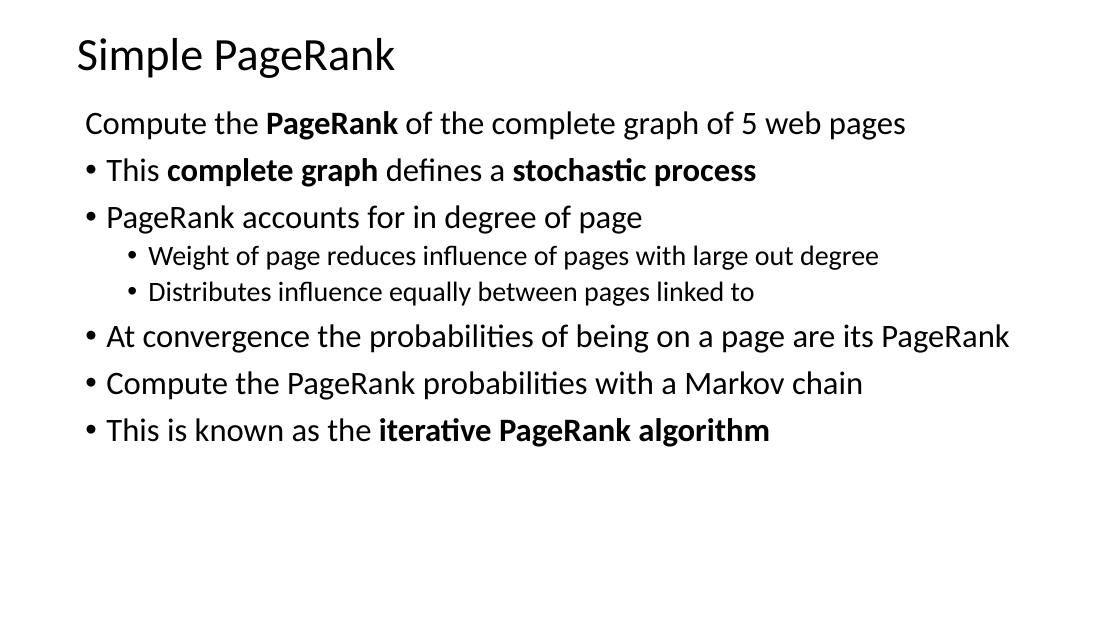
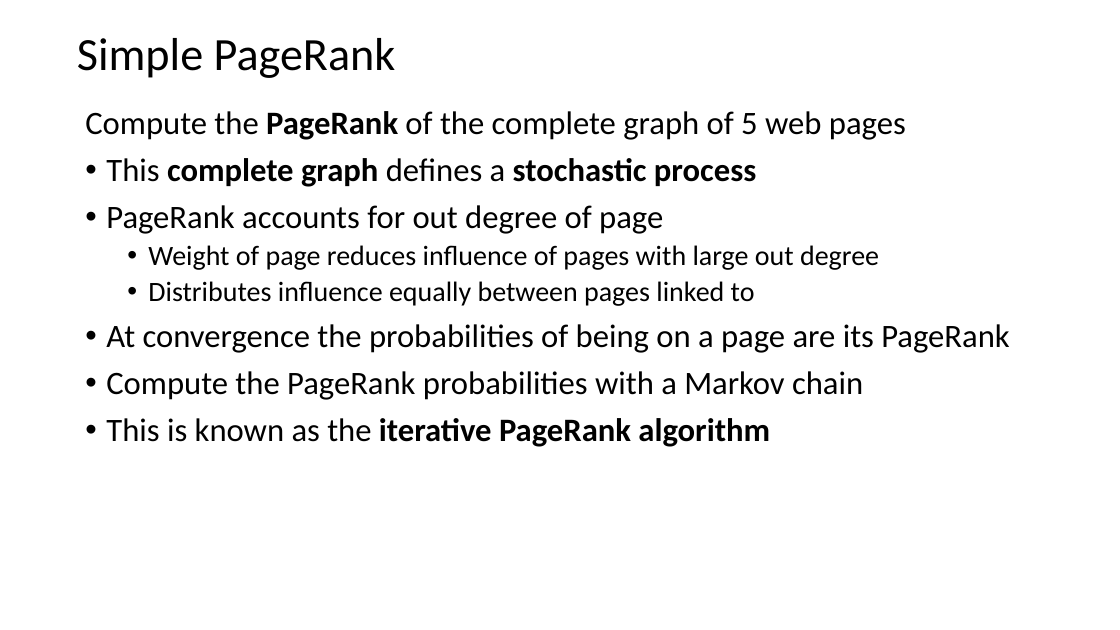
Before and after one commit to StephenElston/CSCI-E-108, a slide deck: slide 22 of slides/5_WebSearching.pptx (slide 20 before the commit). Drawn at 1120x630 pixels with LibreOffice and Linux fonts; fonts in the diff are those of the drawing. Boxes give left, top, right and bottom in pixels: in the first picture for what was removed or moved away, otherwise in the second. Text is boxed around its words. In the diff, an @@ line names an element or a change of style, - is before the commit and + after.

```diff
--- a/slides/5_WebSearching.pptx
+++ b/slides/5_WebSearching.pptx
@@ text at (x1=106, y1=205, x2=663, y2=234): text changed @@
-• PageRank accounts for in degree of page
+• PageRank accounts for out degree of page
```
Also in this commit, not shown: 3 other slides changed, 2 slides added.
